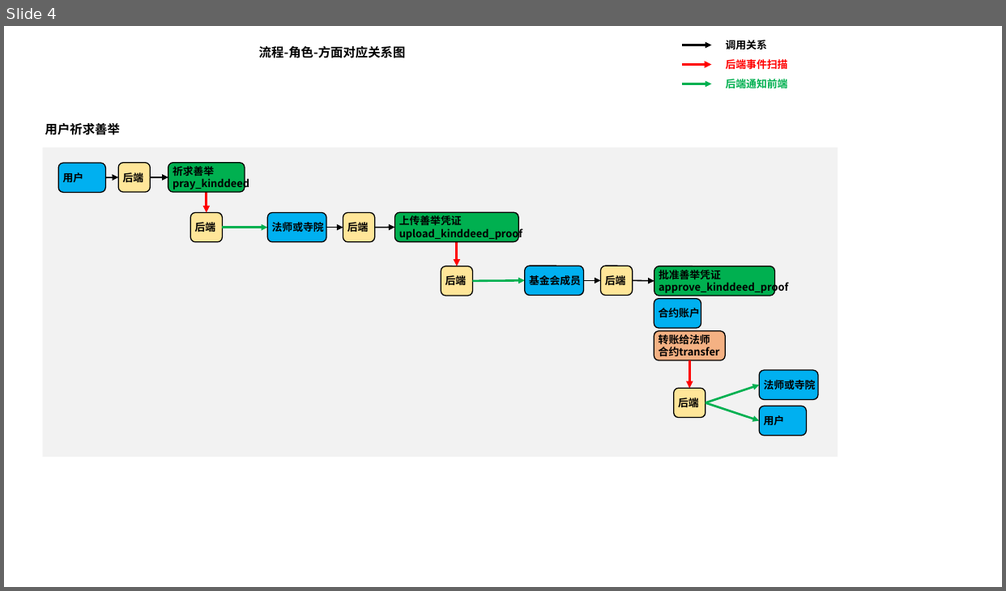
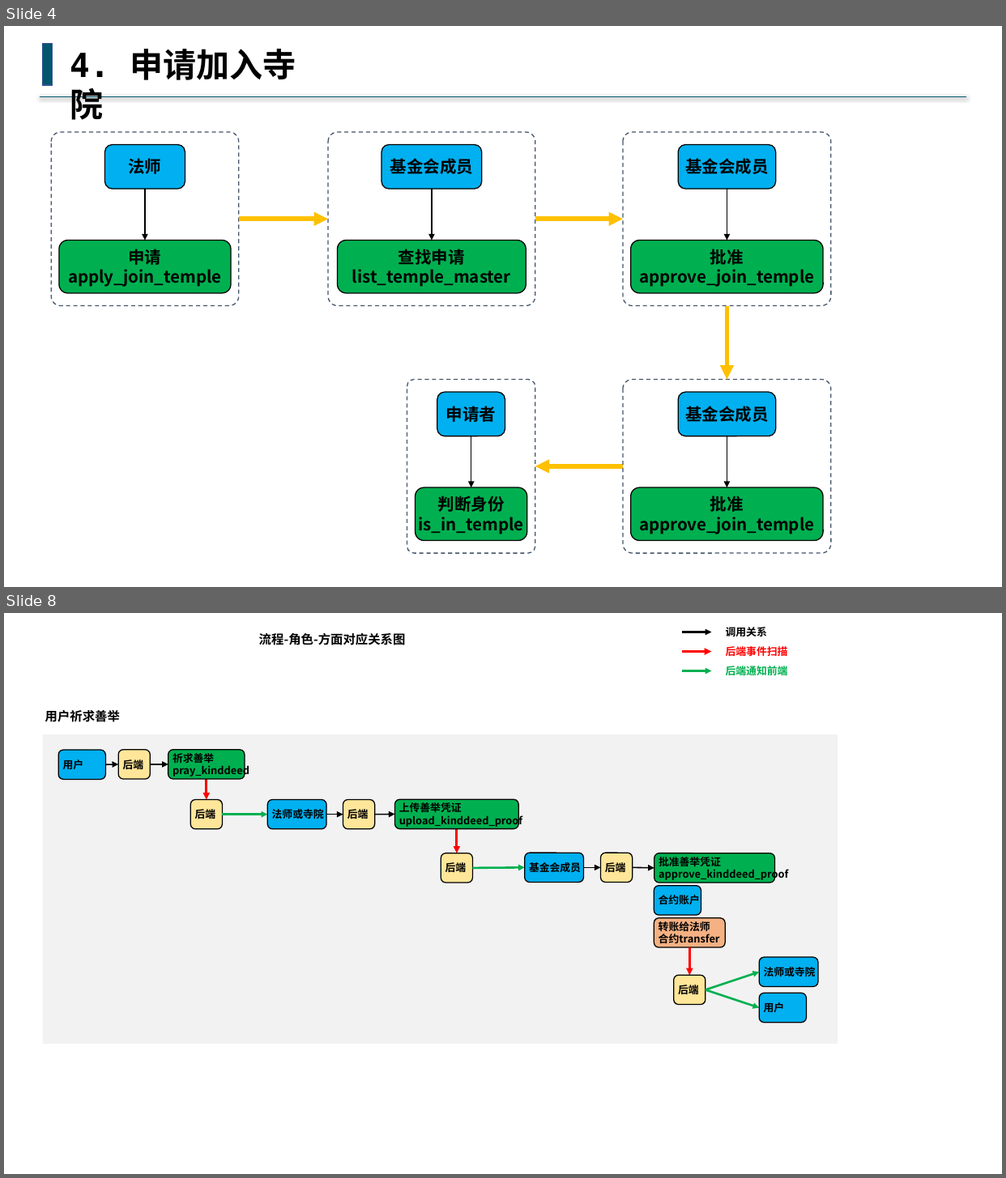
Before and after one commit to buddhachain/buddhaContract, a slide deck: doc/流程框架.pptx. Shown one above the other, each under a label of ours: slide 4 before the commit, slides 4 and 8 after it; the slides between them are not shown. The pictures are 1006x591 and 1006x1178 pixels, drawn with LibreOffice and Linux fonts; fonts in the diff are those of the drawing. Boxes give left, top, right and bottom in pixels: in the first picture for what was removed or moved away, otherwise in the second. Text is boxed around its words. In the diff, an @@ line names an element or a change of style, - is before the commit and + after.

```diff
--- a/doc/流程框架.pptx
+++ b/doc/流程框架.pptx
@@ slide 4 added at [4,26,1002,587], background #FFFFFF @@
@@ rectangle added at [43,43,53,85], fill #00576E, outline #325491 1 pt @@
@@ text added at [70,49,296,120], 32 pt, text #000000, bold @@
+4. 申请加入寺院
@@ line added from (967, 97) to (39, 97), #00576E 1.5 pt @@
@@ group added at [51,132,239,306]: 3 rounded rectangles, 1 arrow @@
+申请
+apply_join_temple
+法师
@@ group added at [623,132,831,306]: 3 rounded rectangles, 1 arrow @@
+基金会成员
+批准
+approve_join_temple
@@ group added at [328,132,535,306]: 3 rounded rectangles, 1 arrow @@
+基金会成员
+查找申请
+list_temple_master
@@ arrow added from (239, 219) to (328, 219), #FFC000 4.5 pt @@
@@ arrow added from (535, 219) to (623, 219), #FFC000 4.5 pt @@
@@ arrow added from (727, 306) to (727, 379), #FFC000 4.5 pt @@
@@ group added at [407,379,535,553]: 3 rounded rectangles, 1 arrow @@
+申请者
+判断身份
+is_in_temple
@@ group added at [623,379,831,553]: 3 rounded rectangles, 1 arrow @@
+基金会成员
+批准
+approve_join_temple
@@ arrow added from (623, 467) to (535, 467), #FFC000 4.5 pt @@
@@ what was slide 4 is now slide 8 @@
```
Also in this commit, not shown: 2 slides changed, 4 other slides added, 1 slide removed, 1 other file.
